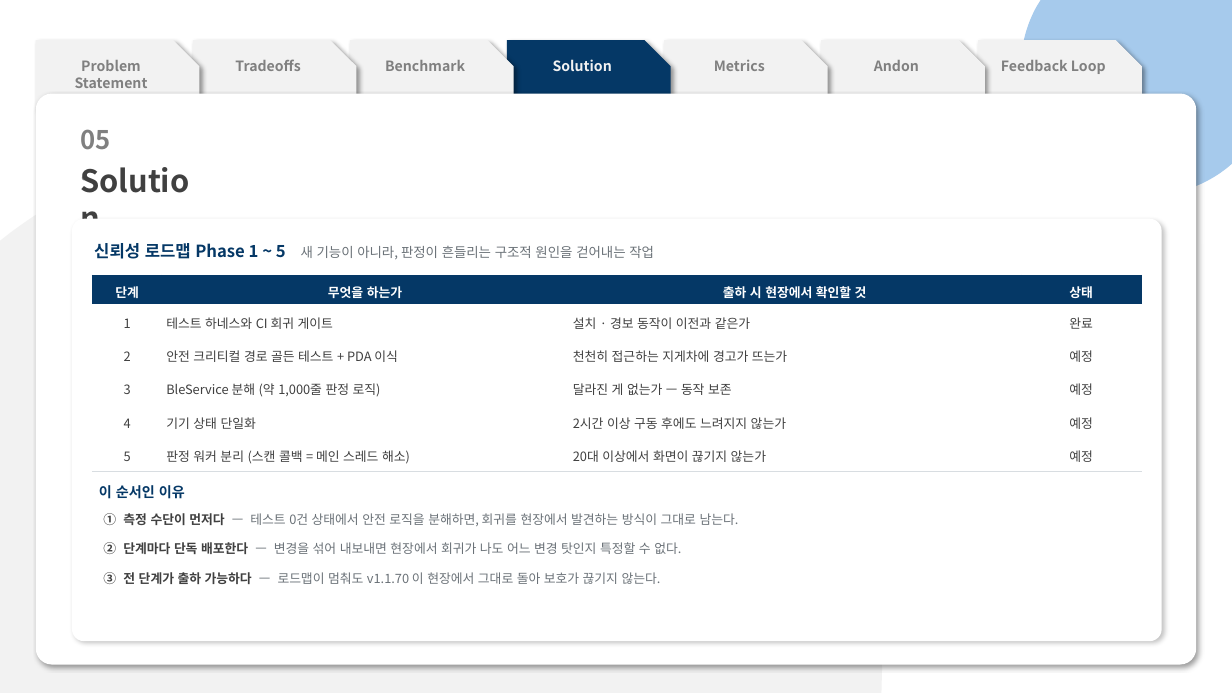
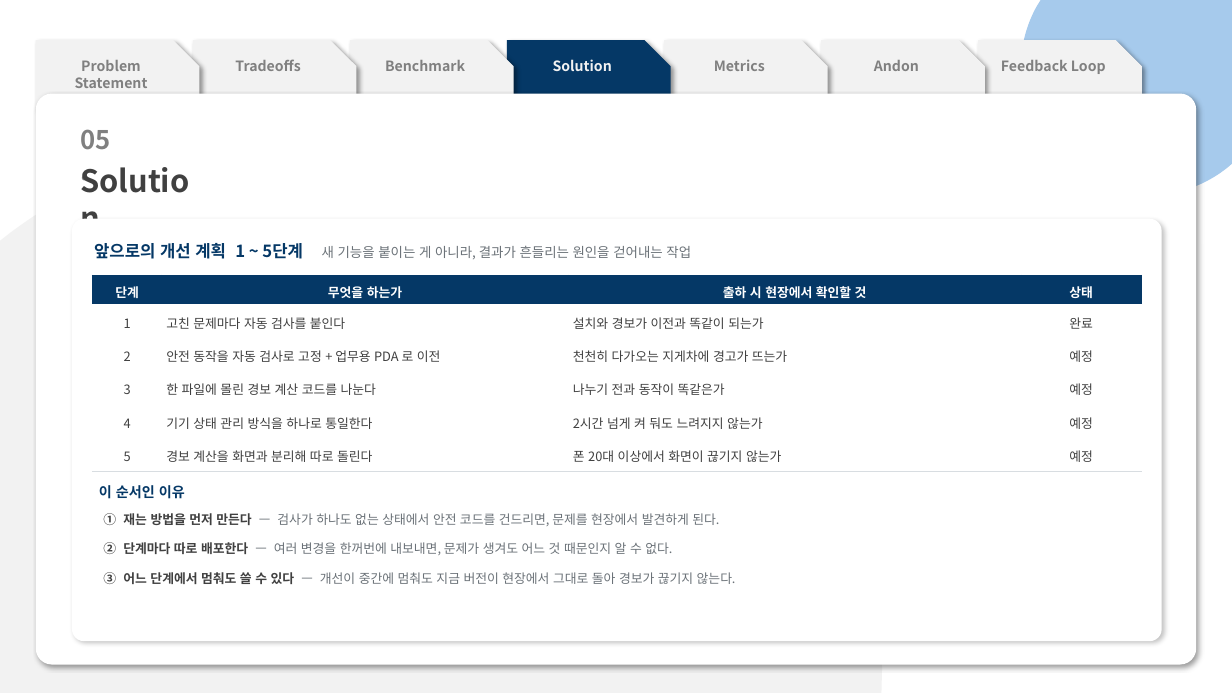
Before and after one commit to pslymzero-cyber/SafeAlert, a slide deck: slide 11 of docs/presentation/contest/SafeAlert_CouSolve_Contest.pptx. Drawn at 1232x693 pixels with LibreOffice and Linux fonts; fonts in the diff are those of the drawing. Boxes give left, top, right and bottom in pixels: in the first picture for what was removed or moved away, otherwise in the second. Text is boxed around its words. In the diff, an @@ line names an element or a change of style, - is before the commit and + after.

```diff
--- a/docs/presentation/contest/SafeAlert_CouSolve_Contest.pptx
+++ b/docs/presentation/contest/SafeAlert_CouSolve_Contest.pptx
@@ text at (x1=94, y1=243, x2=691, y2=259): text changed @@
-신뢰성 로드맵 Phase 1 ~ 5 새 기능이 아니라, 판정이 흔들리는 구조적 원인을 걷어내는 작업
+앞으로의 개선 계획 1 ~ 5단계 새 기능을 붙이는 게 아니라, 결과가 흔들리는 원인을 걷어내는 작업
@@ table at (x1=92, y1=275, x2=1141, y2=471) @@
-row 2, column 2: 테스트 하네스와 CI 회귀 게이트
+row 2, column 2: 고친 문제마다 자동 검사를 붙인다
-row 2, column 3: 설치 · 경보 동작이 이전과 같은가
+row 2, column 3: 설치와 경보가 이전과 똑같이 되는가
-row 3, column 2: 안전 크리티컬 경로 골든 테스트 + PDA 이식
+row 3, column 2: 안전 동작을 자동 검사로 고정 + 업무용 PDA 로 이전
-row 3, column 3: 천천히 접근하는 지게차에 경고가 뜨는가
+row 3, column 3: 천천히 다가오는 지게차에 경고가 뜨는가
-row 4, column 2: BleService 분해 (약 1,000줄 판정 로직)
+row 4, column 2: 한 파일에 몰린 경보 계산 코드를 나눈다
-row 4, column 3: 달라진 게 없는가 — 동작 보존
+row 4, column 3: 나누기 전과 동작이 똑같은가
-row 5, column 2: 기기 상태 단일화
+row 5, column 2: 기기 상태 관리 방식을 하나로 통일한다
-row 5, column 3: 2시간 이상 구동 후에도 느려지지 않는가
+row 5, column 3: 2시간 넘게 켜 둬도 느려지지 않는가
-row 6, column 2: 판정 워커 분리 (스캔 콜백 = 메인 스레드 해소)
+row 6, column 2: 경보 계산을 화면과 분리해 따로 돌린다
-row 6, column 3: 20대 이상에서 화면이 끊기지 않는가
+row 6, column 3: 폰 20대 이상에서 화면이 끊기지 않는가
@@ text at (x1=103, y1=513, x2=719, y2=526): text changed @@
-① 측정 수단이 먼저다 — 테스트 0건 상태에서 안전 로직을 분해하면, 회귀를 현장에서 발견하는 방식이 그대로 남는다.
+① 재는 방법을 먼저 만든다 — 검사가 하나도 없는 상태에서 안전 코드를 건드리면, 문제를 현장에서 발견하게 된다.
@@ text at (x1=103, y1=542, x2=672, y2=555): text changed @@
-② 단계마다 단독 배포한다 — 변경을 섞어 내보내면 현장에서 회귀가 나도 어느 변경 탓인지 특정할 수 없다.
+② 단계마다 따로 배포한다 — 여러 변경을 한꺼번에 내보내면, 문제가 생겨도 어느 것 때문인지 알 수 없다.
@@ text at (x1=103, y1=572, x2=736, y2=584): text changed @@
-③ 전 단계가 출하 가능하다 — 로드맵이 멈춰도 v1.1.70 이 현장에서 그대로 돌아 보호가 끊기지 않는다.
+③ 어느 단계에서 멈춰도 쓸 수 있다 — 개선이 중간에 멈춰도 지금 버전이 현장에서 그대로 돌아 경보가 끊기지 않는다.
```
Also in this commit, not shown: 13 other slides changed, 2 other files.
